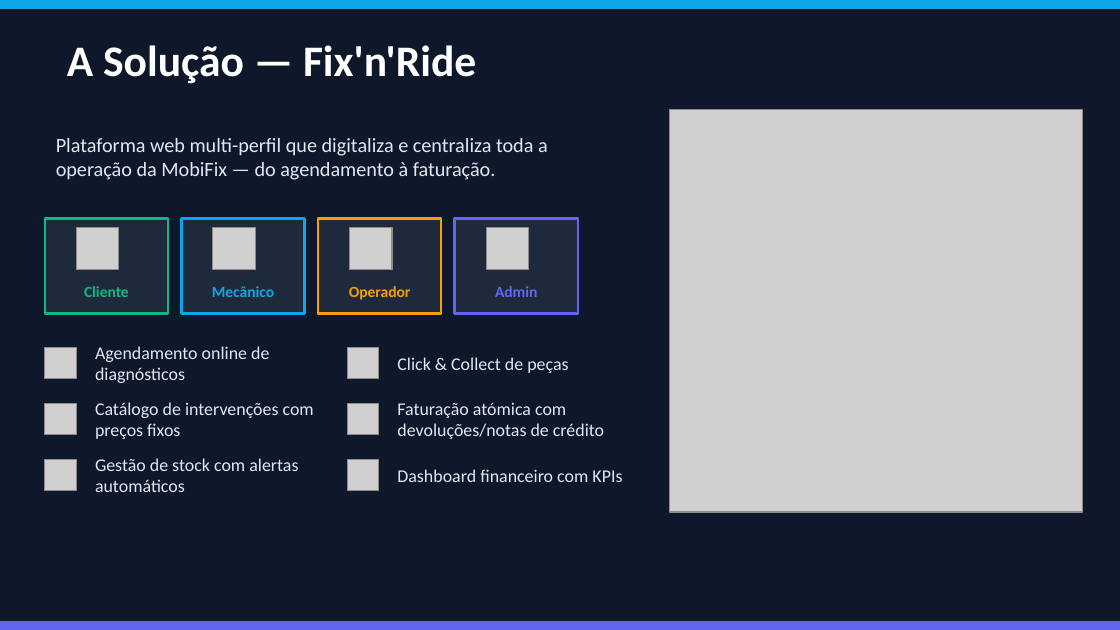
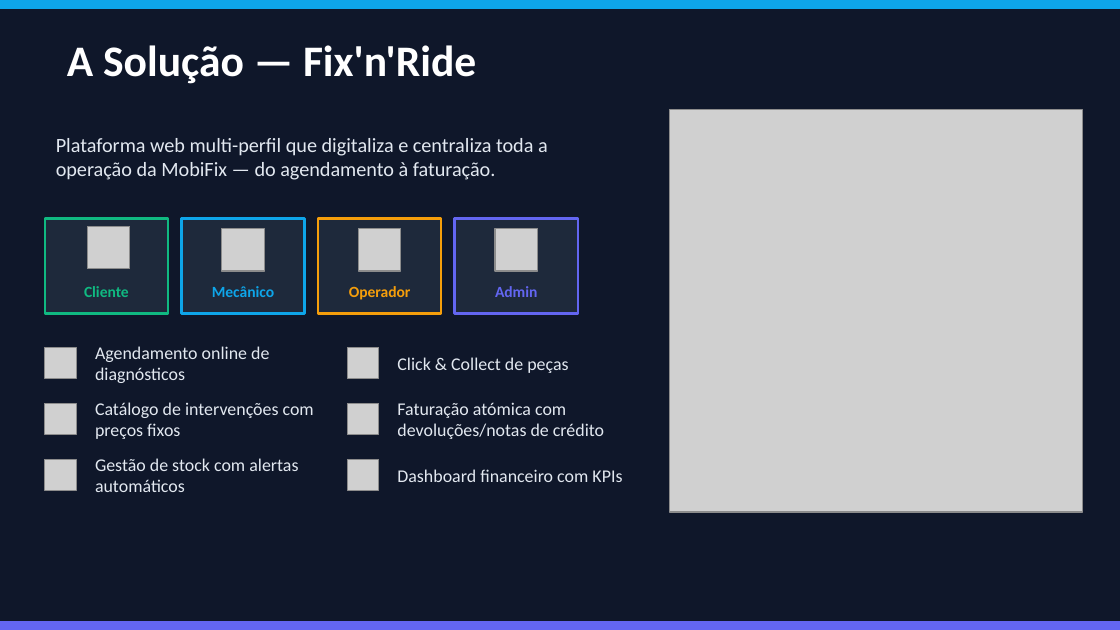
Before and after one commit to Diogoesteves11/LI4, a slide deck: slide 3 of FixNPresent_v2 .pptx. Drawn at 1120x630 pixels with LibreOffice and Linux fonts; fonts in the diff are those of the drawing; grey boxes stand for pictures. Boxes give left, top, right and bottom in pixels: in the first picture for what was removed or moved away, otherwise in the second. Text is boxed around its words. In the diff, an @@ line names an element or a change of style, - is before the commit and + after.

```diff
--- a/FixNPresent_v2 .pptx
+++ b/FixNPresent_v2 .pptx
@@ 4 pictures: place and size @@
-4 pictures at bbox=[76, 227, 529, 270]
+4 pictures at bbox=[87, 226, 538, 271]
```
Also in this commit, not shown: 9 other slides changed, 4 slides added.
